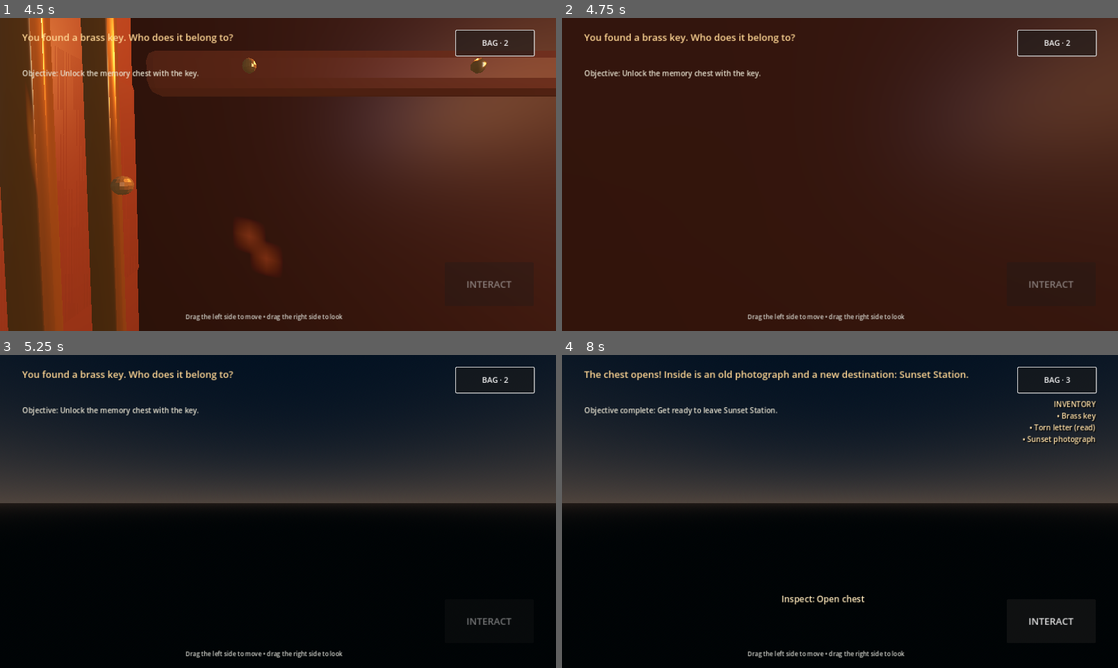
Above: before the commit, frames 1-4 (two rows, left to right).
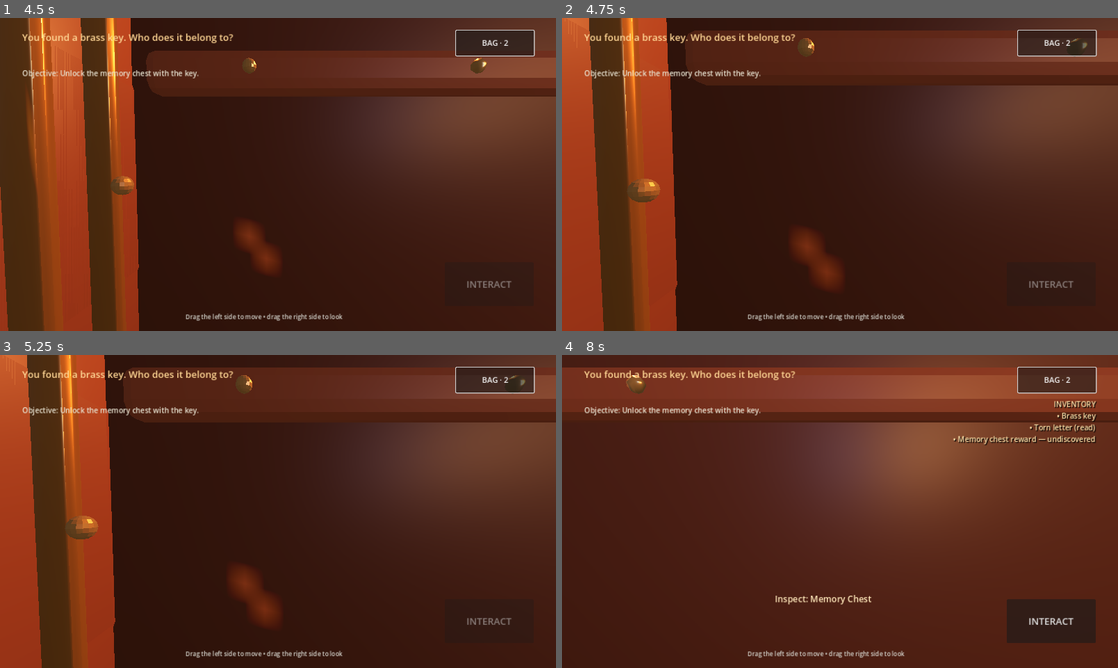
Above: after the commit, the same moments.

Repository: bdssmdkacem-dot/lost-things-express
Game: Godot game, scene res://scenes/main.tscn
Two runs of this game, one before a commit and one after it. Both use one fixed random seed, a clock stepped at 60 frames per second and the inputs below.
Inputs (mouse positions are in pixels of both pictures, inside the frame that each line leads up to):
- Up to frame 1 (4.5 s): click "BAG · 0" at 0.5 s; tap Enter at 1.25 s; move the mouse to (272, 180) at 1.27 s; hold W (move_forward) 1.28-3.53 s; tap E every 0.75 s from 1.35 to 4.35 s; click (272, 180) at 1.42 s; move the mouse to (316, 177) at 2.02 s; move the mouse to (233, 171) at 2.77 s; move the mouse to (283, 174) at 3.52 s; hold A (move_left) 3.53-4.28 s; click (283, 174) at 3.67 s; move the mouse to (255, 168) at 4.27 s; hold W (move_forward) from 4.28 s (still down)
- Up to frame 2 (4.75 s): keep holding W (move_forward)
- Up to frame 3 (5.25 s): keep holding W (move_forward); move the mouse to (305, 511) at 5.02 s; tap E at 5.1 s
- Up to frame 4 (8 s): release W (move_forward) at 5.75 s; click "BAG · 2" at 5.75 s; tap Space at 6.5 s; move the mouse to (812, 511) at 6.52 s; hold W (move_forward) 6.53-7.28 s; tap E at 6.6, 7.35 s; click (812, 511) at 6.67 s; tap Enter at 7.25 s; move the mouse to (851, 505) at 7.27 s; hold D (move_right) from 7.28 s (still down)

Frame 1 is identical in both runs. In frame 2, 26% of the frame differs, in the area x 0-100%, y 0-100%; in frame 3, 98%; in frame 4, 99%.

Commit message:
gameplay: add seat collision and detailed suitcase hardware

Diff:
--- a/scripts/main.gd
+++ b/scripts/main.gd
@@ -104,7 +104,12 @@
 			_collision_box("Carriage floor collision", Vector3(0, -0.12, 0), Vector3(5.6, 0.24, 11.8))
 			_collision_box("Carriage left boundary", Vector3(-2.78, 1.6, 0), Vector3(0.12, 3.2, 11.8))
 			_collision_box("Carriage right boundary", Vector3(2.78, 1.6, 0), Vector3(0.12, 3.2, 11.8))
-			_collision_box("Carriage rear boundary", Vector3(0, 1.6, -5.85), Vector3(5.6, 3.2, 0.12))
+			_collision_box("Carriage rear left pier", Vector3(-2.32, 1.65, -5.85), Vector3(1.16, 3.3, 0.12))
+			_collision_box("Carriage rear right pier", Vector3(2.32, 1.65, -5.85), Vector3(1.16, 3.3, 0.12))
+			_collision_box("Carriage rear doorway lintel", Vector3(0, 2.98, -5.85), Vector3(3.48, 0.64, 0.12))
+			for seat_z in [-3.6, -0.5, 2.8]:
+				for side in [-1.0, 1.0]:
+					_collision_box("Seat collision", Vector3(side * 1.78, 0.76, seat_z), Vector3(1.35, 1.48, 1.24))
 			_collision_box("Carriage front boundary", Vector3(0, 1.6, 5.85), Vector3(5.6, 3.2, 0.12))
 		else:
 			push_warning("Carriage GLB exists but did not import as a PackedScene; using fallback geometry.")
@@ -123,7 +128,18 @@
 	_box("Ceiling", Vector3(0, 3.5, 0), Vector3(5.8, 0.18, 12.0), Color(0.09, 0.045, 0.032))
 	_box("Left wall", Vector3(-2.85, 1.65, 0), Vector3(0.18, 3.3, 12.0), Color(0.12, 0.055, 0.035))
 	_box("Right wall", Vector3(2.85, 1.65, 0), Vector3(0.18, 3.3, 12.0), Color(0.12, 0.055, 0.035))
-	_box("Rear wall", Vector3(0, 1.65, -5.95), Vector3(5.8, 3.3, 0.18), Color(0.10, 0.045, 0.03))
+	_box("Rear wall left pier", Vector3(-2.32, 1.65, -5.95), Vector3(1.16, 3.3, 0.18), Color(0.10, 0.045, 0.03))
+	_box("Rear wall right pier", Vector3(2.32, 1.65, -5.95), Vector3(1.16, 3.3, 0.18), Color(0.10, 0.045, 0.03))
+	_box("Rear wall doorway lintel", Vector3(0, 2.98, -5.95), Vector3(3.48, 0.64, 0.18), Color(0.10, 0.045, 0.03))
+	_box("Doorway left walnut jamb", Vector3(-1.74, 1.34, -5.80), Vector3(0.13, 2.68, 0.16), Color(0.30, 0.105, 0.045), false)
+	_box("Doorway right walnut jamb", Vector3(1.74, 1.34, -5.80), Vector3(0.13, 2.68, 0.16), Color(0.30, 0.105, 0.045), false)
+	_box("Next compartment floor", Vector3(0, -0.10, -9.15), Vector3(5.56, 0.20, 6.35), Color(0.075, 0.026, 0.016), false)
+	_box("Next compartment ceiling", Vector3(0, 3.38, -9.15), Vector3(5.56, 0.18, 6.35), Color(0.075, 0.026, 0.016), false)
+	_box("Next compartment left wall", Vector3(-2.78, 1.62, -9.15), Vector3(0.16, 3.24, 6.35), Color(0.12, 0.055, 0.035), false)
+	_box("Next compartment right wall", Vector3(2.78, 1.62, -9.15), Vector3(0.16, 3.24, 6.35), Color(0.12, 0.055, 0.035), false)
+	_box("Next compartment distant wall", Vector3(0, 1.62, -12.32), Vector3(5.56, 3.24, 0.18), Color(0.075, 0.026, 0.016), false)
+	_box("Next compartment clock frame", Vector3(0, 2.32, -12.19), Vector3(1.12, 0.92, 0.10), Color(0.30, 0.105, 0.045), false)
+	_box("Next compartment clock face", Vector3(0, 2.32, -12.12), Vector3(0.45, 0.45, 0.04), Color(0.72, 0.59, 0.37), false)
 	_box("Front wall", Vector3(0, 1.65, 5.95), Vector3(5.8, 3.3, 0.18), Color(0.10, 0.045, 0.03))
 
 	for x in [-2.72, 2.72]:
@@ -474,6 +490,27 @@
 	item.add_child(visual)
 
 	if kind == "chest":
+		# Brass straps and a front clasp make the central suitcase readable at mobile scale.
+		var trim_material := StandardMaterial3D.new()
+		trim_material.albedo_color = Color(0.78, 0.48, 0.16)
+		trim_material.metallic = 0.78
+		trim_material.roughness = 0.24
+		for band_x in [-size.x * 0.32, size.x * 0.32]:
+			var band_mesh := BoxMesh.new()
+			band_mesh.size = Vector3(0.04, size.y * 0.82, 0.025)
+			var band := MeshInstance3D.new()
+			band.mesh = band_mesh
+			band.material_override = trim_material
+			band.position = Vector3(band_x, 0.0, size.z * 0.5 + 0.015)
+			item.add_child(band)
+		var clasp_mesh := BoxMesh.new()
+		clasp_mesh.size = Vector3(0.15, 0.14, 0.04)
+		var clasp := MeshInstance3D.new()
+		clasp.mesh = clasp_mesh
+		clasp.material_override = trim_material
+		clasp.position = Vector3(0.0, -0.02, size.z * 0.5 + 0.025)
+		item.add_child(clasp)
+
 		# Rotate the lid around a real rear hinge instead of around its center.
 		var hinge := Node3D.new()
 		hinge.name = "Lid"
@@ -488,6 +525,13 @@
 		lid_visual.position = Vector3(0, 0, size.z * 0.42)
 		lid_visual.material_override = material
 		hinge.add_child(lid_visual)
+		var lid_trim_mesh := BoxMesh.new()
+		lid_trim_mesh.size = Vector3(size.x * 0.90, 0.025, 0.025)
+		var lid_trim := MeshInstance3D.new()
+		lid_trim.mesh = lid_trim_mesh
+		lid_trim.material_override = trim_material
+		lid_trim.position = Vector3(0.0, 0.09, size.z * 0.42)
+		hinge.add_child(lid_trim)
 
 	var glow := OmniLight3D.new()
 	glow.light_color = color
